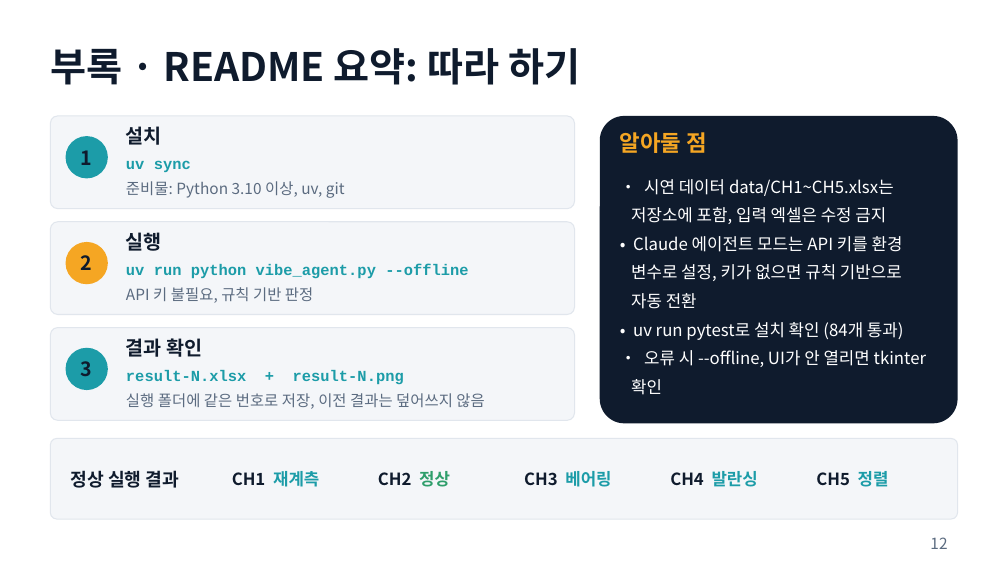
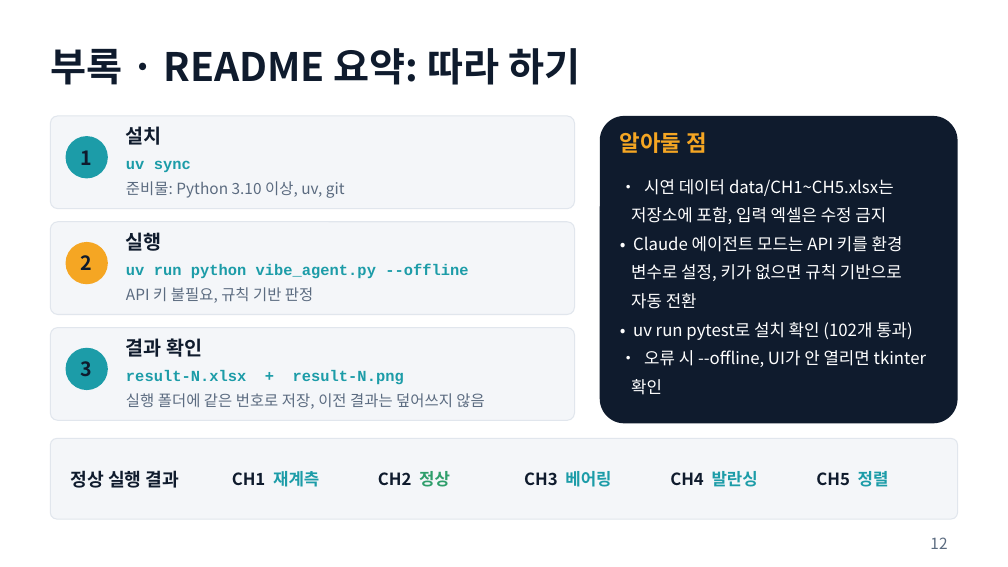
Before and after one commit to njpark22-eng/test, a slide deck: slide 12 of vibe-agent-demo-1.pptx. Drawn at 1008x567 pixels with LibreOffice and Linux fonts; fonts in the diff are those of the drawing. Boxes give left, top, right and bottom in pixels: in the first picture for what was removed or moved away, otherwise in the second. Text is boxed around its words. In the diff, an @@ line names an element or a change of style, - is before the commit and + after.

```diff
--- a/vibe-agent-demo-1.pptx
+++ b/vibe-agent-demo-1.pptx
@@ text at [633,322,913,340]: text changed @@
-• uv run pytest로 설치 확인 (84개 통과)
+• uv run pytest로 설치 확인 (102개 통과)
```
Also in this commit, not shown: 3 other slides changed.
